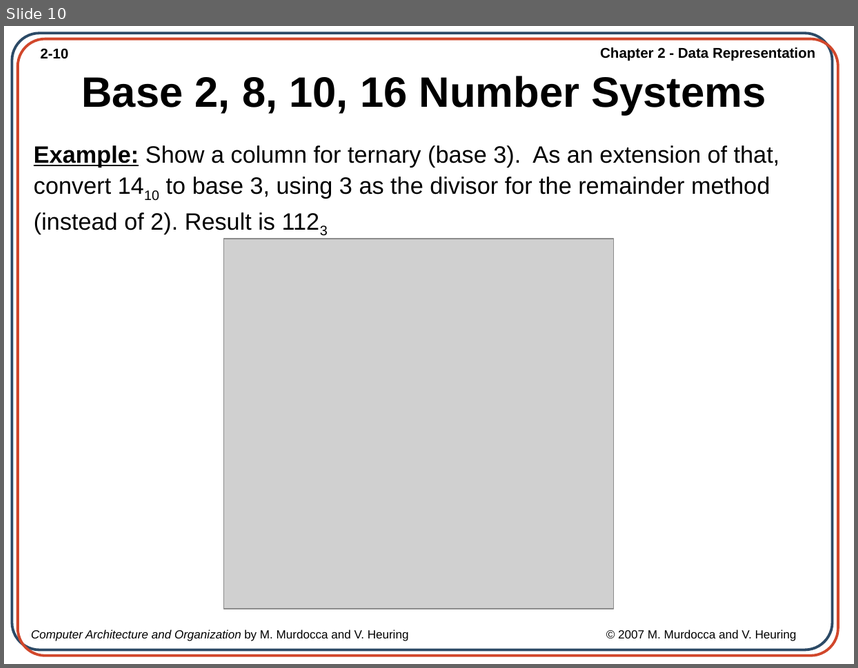
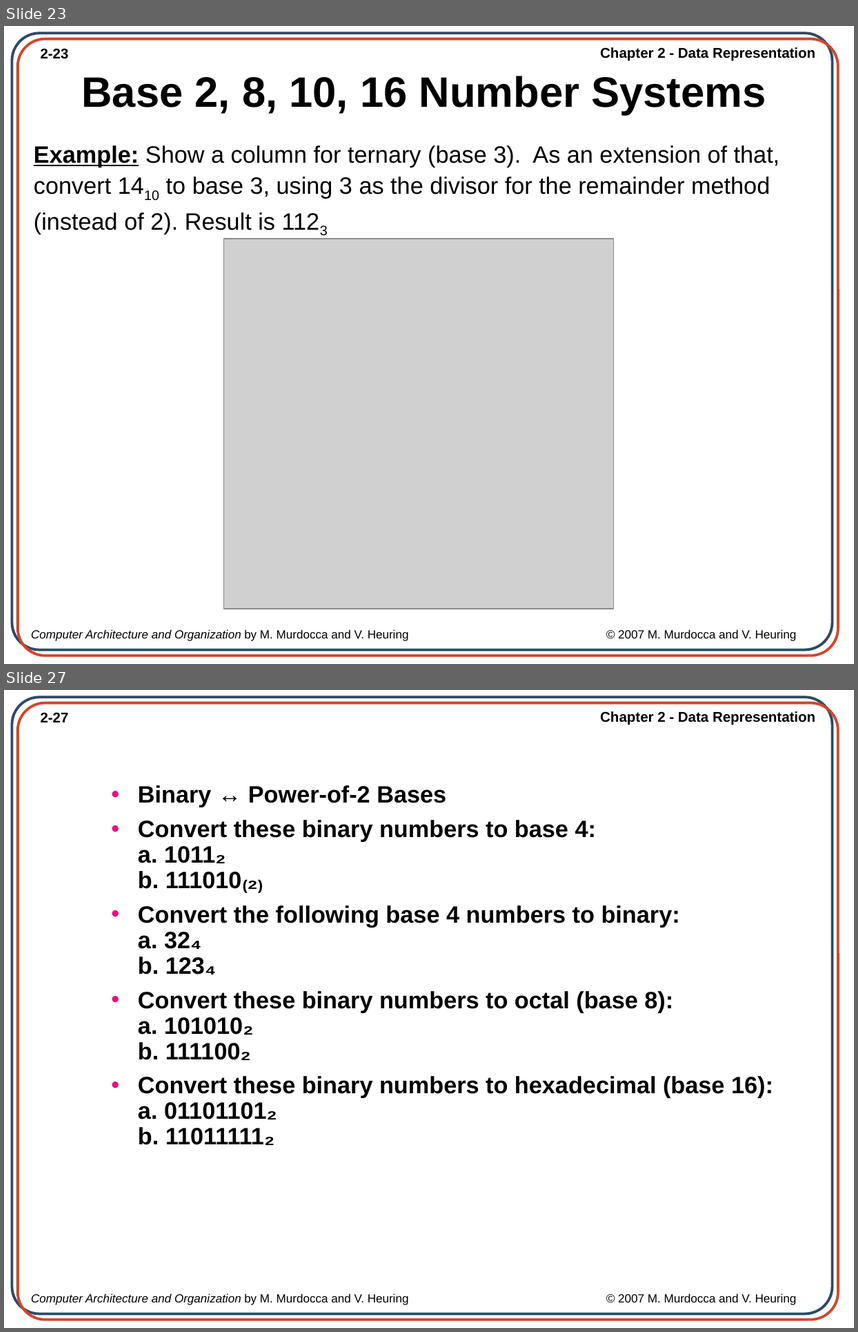
Before and after one commit to AfiqahAzahari-here/computer_organization_arch, a slide deck: SLIDE_NOTA/Ch02_Data Representation.ppt. Shown one above the other, each under a label of ours: slide 10 before the commit, slides 23 and 27 after it; the slides between them are not shown. The pictures are 858x668 and 858x1332 pixels, drawn with LibreOffice and Linux fonts; fonts in the diff are those of the drawing; grey boxes stand for pictures; background and template pictures are left out. Boxes give left, top, right and bottom in pixels: in the first picture for what was removed or moved away, otherwise in the second. Text is boxed around its words. In the diff, an @@ line names an element or a change of style, - is before the commit and + after.

```diff
--- a/SLIDE_NOTA/Ch02_Data Representation.ppt
+++ b/SLIDE_NOTA/Ch02_Data Representation.ppt
@@ slide 27 added at [4,690,854,1328], background picture (left out); not listed: 5 template elements that a slide beside it also shows @@
@@ text added at [138,785,773,1145], 20 pt, text #000000, bold @@
+• Binary ↔ Power-of-2 Bases
+• Convert these binary numbers to base 4:
+  a. 1011₂
+  b. 111010₍₂₎
+• Convert the following base 4 numbers to binary:
+  a. 32₄
+  b. 123₄
+• Convert these binary numbers to octal (base 8):
+  a. 101010₂
+  b. 111100₂
+• Convert these binary numbers to hexadecimal (base 16):
+  a. 01101101₂
+  b. 11011111₂
@@ what was slide 10 is now slide 23 @@
@@ page number at [41,48,69,59]: text changed @@
-2-10
+2-23
```
Also in this commit, not shown: 12 slides changed, 32 other slides added, 4 other files.
